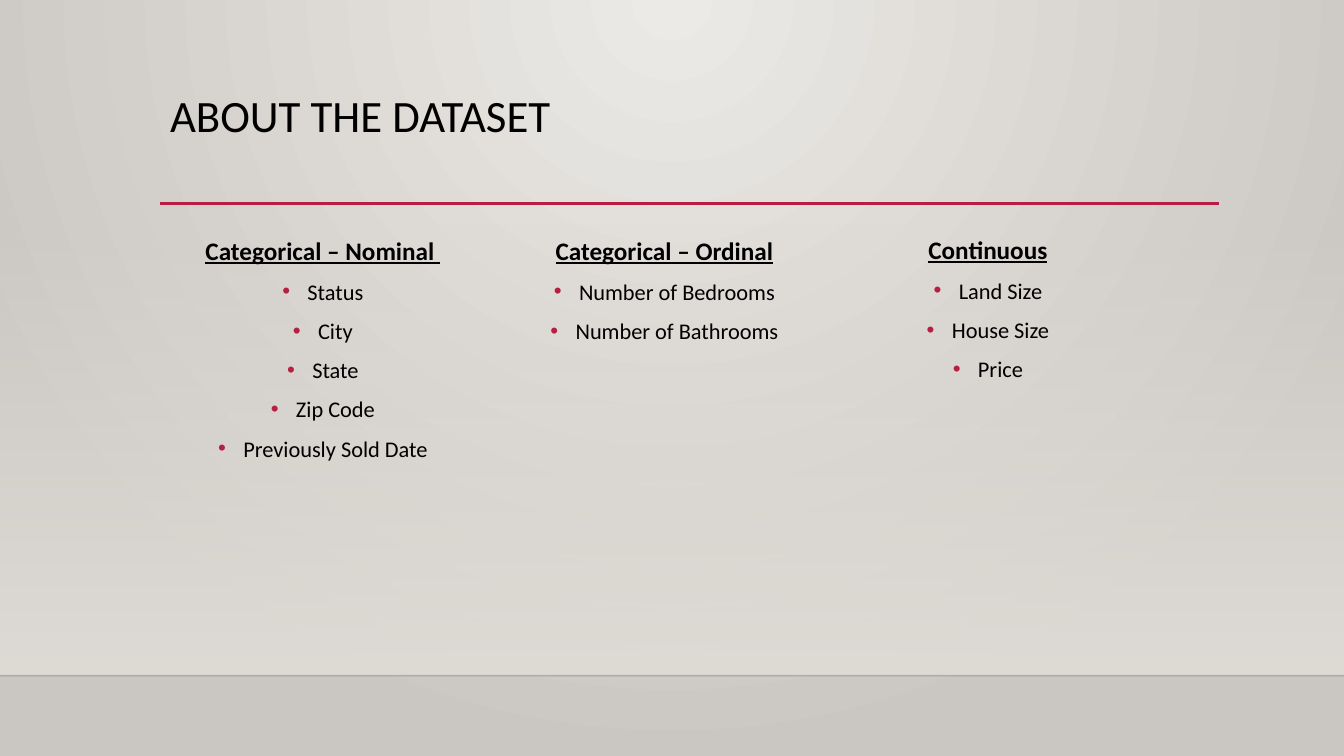
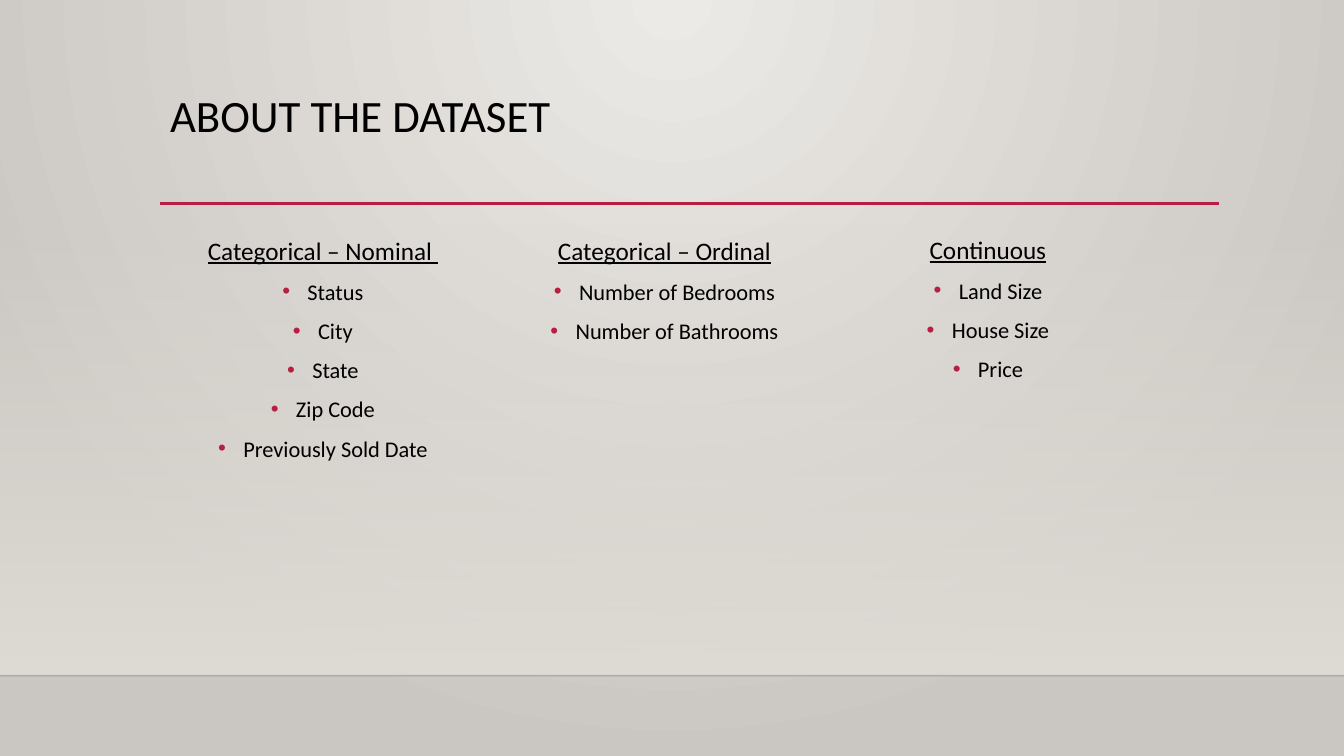
Before and after one commit to rygall/cs613_project, a slide deck: slide 6 of USA Real Estate Price Prediction Model.pptx. Drawn at 1344x756 pixels with LibreOffice and Linux fonts; fonts in the diff are those of the drawing; background and template pictures are left out. Boxes give left, top, right and bottom in pixels: in the first picture for what was removed or moved away, otherwise in the second. Text is boxed around its words. In the diff, an @@ line names an element or a change of style, - is before the commit and + after.

```diff
--- a/USA Real Estate Price Prediction Model.pptx
+++ b/USA Real Estate Price Prediction Model.pptx
@@ text at (x1=208, y1=242, x2=431, y2=265): bold off in "Categorical – Nominal" @@
@@ text at (x1=558, y1=242, x2=771, y2=265): bold off in "Categorical – Ordinal" @@
@@ text at (x1=930, y1=241, x2=1047, y2=263): bold off in "Continuous" @@
```
Also in this commit, not shown: 1 other slide changed.
